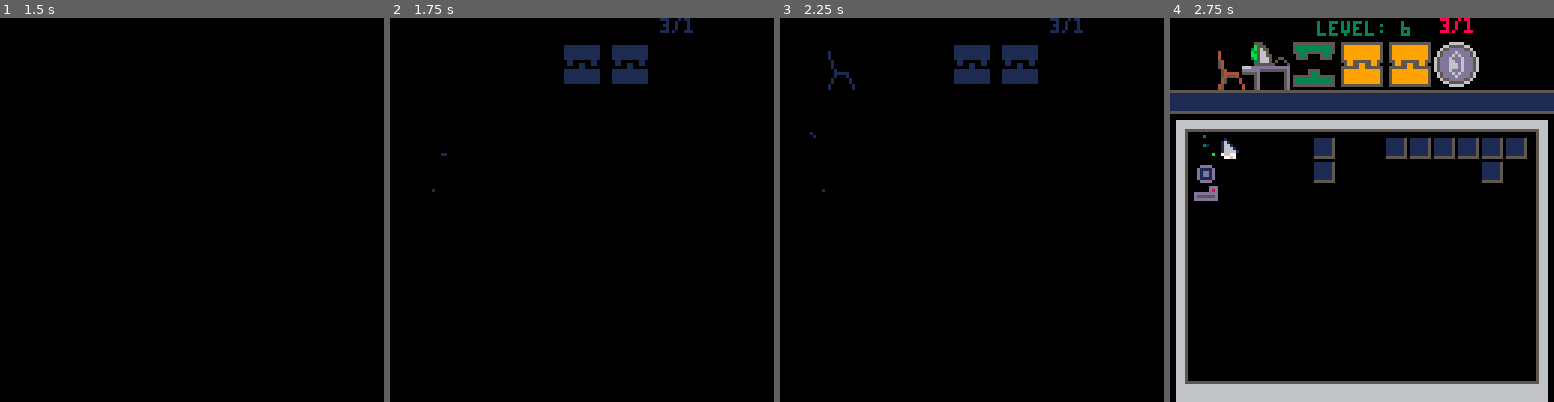
Above: before the commit, frames 1-4 (left to right).
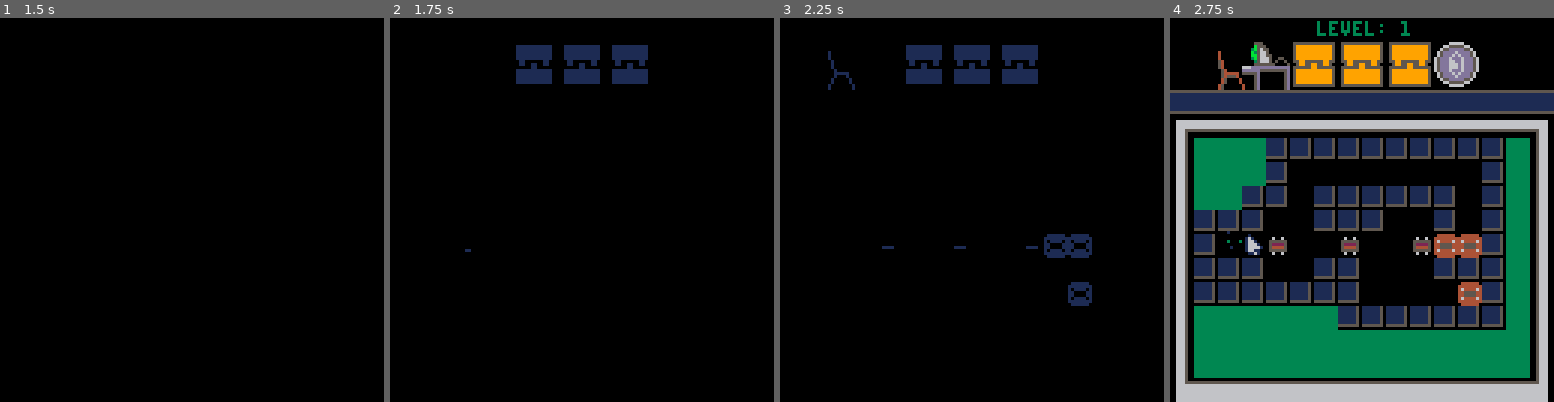
Above: after the commit, the same moments.

Repository: jacobneal65/sokovirus-pico8
Game: PICO-8 cartridge mysoko.p8
The game is run twice, just before and just after one commit, with the same random seed, the same clock (stepped at 60 frames per second) and the same inputs.
Inputs:
- Up to frame 1 (1.5 s): tap X (X key) at 0.33, 1.07 s; tap O (Z key) at 0.7 s
- Up to frame 2 (1.75 s): hold Right from 1.6 s (still down); tap O (Z key) at 1.7 s
- Up to frame 3 (2.25 s): tap X (X key) at 1.85 s; release Right at 2.1 s; tap O (Z key) at 2.1 s; hold Up from 2.15 s (still down)
- Up to frame 4 (2.75 s): release Up at 2.42 s; hold Right from 2.47 s (still down); tap O (Z key) at 2.5 s

Frame 1 is identical in both runs. In frame 2, 1.0% of the frame differs, in the area x 10-79%, y 0-61%; in frame 3, 1.9%; in frame 4, 37%, in the area x 6-94%, y 0-94%.

Commit message:
another particle update

Diff:
--- a/mysoko.p8
+++ b/mysoko.p8
@@ -16,7 +16,7 @@
 	servertext={"server 1","server 2","server 3"}
 	p_ani=112
 	--normal,squish up,squish right
-	p_anims={112,116,120}
+	p_anims={112,117,122}
 	--camera pos per lvl
 	levelx={17,34,51,68,85,102,0,17,34,51,68,85,102}
 	levely={0,0,0,0,0,0,16,16,16,16,16,16,16}
@@ -236,9 +236,9 @@
 end
 
 function drawgamestuff()
-
+	--(sa,ea,delay,spd,x,y,flp)
 	--draw player
-	add_ani(p_ani,p_ani+3,0,6,p_x*8+p_ox,p_y*8+p_oy,p_flp)
+	add_ani(p_ani,p_ani+4,4,4,p_x*8+p_ox,p_y*8+p_oy,p_flp)
 	--monitor
 	add_ani(96,98,0,6,cam_x+3*8,cam_y+1*8,false)
 	--chord
@@ -777,6 +777,10 @@
 	btn_buffer()
 	p_t=min(p_t+.4,1)
 	slbx.mov(p_t)
+	spawntrail(
+	slbx.x*8+slbx.ox+4,
+	slbx.y*8+slbx.oy+4)
+
 	if p_t==1 then
 		_upd=upd_game
 		slbx=nil
@@ -866,8 +870,8 @@
 			sfx(58)
 		else
 			sfx(51)
-			--level=hubsel*4
-			 level=5-- (used for debuging)
+			level=hubsel*4
+			--level=5-- (used for debuging)
 			selworld()
 		end
 	end
@@ -912,43 +916,56 @@
 --particles
 
 -- add a particle
-function addpart(_x,_y,_type,_maxage,_col,_col2,_col3)
+function addpart(_x,_y,_type,_maxage,_col)
 	local _p = {}
 	_p.x=_x
 	_p.y=_y
 	_p.tpe=_type
 	_p.mage=_maxage
 	_p.age=0
-	_p.col=_col
-	_p.col2=_col2
-	_p.col3=_col3
+	_p.col=0
+	_p.c0larr=_col
+
 	add(part,_p)
 end
 
 -- spawn a trail
 function spawntrail(_x,_y)
-	local _ang=rnd()
-	local _ox=sin(_ang)*2*.6
-	local _oy=cos(_ang)*2*.6
-	addpart(_x+_ox,_y+_oy,0,
-	15+rnd(10),11,3,1)
-end
+	if rnd()<0.5 then
+		local _ang=rnd()
+		local _ox=sin(_ang)*2*.6
+		local _oy=cos(_ang)*2*.6
+		addpart(_x+_ox,_y+_oy,0,
+		15+rnd(10),{11,3,1})
+	end
+end
+
+
+--place brick in slot
+function shatterparticle()
+	--21:10 in breakout 38
+end
+
 
 function updateparts()
 	local _p
 	for i=#part,1,-1 do
 		_p=part[i]
 		_p.age+=1
-		debug[1]=_p.col2.."/".._p.col3
 		local agperc=_p.age/_p.mage
 		if _p.age > _p.mage then
 			del(part,part[i])
 		--if the particle is halfage,
 		--change col to old col
-		elseif agperc>0.75 then
-  	_p.col=_p.col3
-		elseif agperc>0.5 then
-  	_p.col=_p.col2
+		else
+			if #_p.c0larr==1 then
+				_p.col = _p.c0larr[1]
+			end
+			--AGPERC 0->1
+			--FLR(PERCENT*#ARRAY)
+			-- = THE INDEX OF THE COLOR
+			local _ci =1+flr(agperc*#_p.c0larr)
+			_p.col = _p.c0larr[_ci]
 		end
 	end
 end
@@ -1021,14 +1038,14 @@
 eee3b566eeeb3566eeebb56665ee55ee65ee55ee65eeccee65ee55ee000000000000000000000000000000000000000000000000000000000000000000000000
 eeee3566eeeeb566eeeeb56665e5ee5e65ecee5e65e5ee5e65e5eece000000000000000000000000000000000000000000000000000000000000000000000000
 eeee5555eeee5555eeee5555555eeee555ceeee5555eeee5555eeeec000000000000000000000000000000000000000000000000000000000000000000000000
-ee1eeeeeee1eeeeeee1eeeeeee7eeeeeeee1eeeeeee1eeeeeee1eeeeeee7eeeeeeeeeeeeeeeeeeeeeeeeeeeeeeeeeeee00000000000000000000000000000000
-e761eeeee161eeeee167eeeee767eeeeee76eeeeee16eeeeee16eeeeee76eeeeeeeeeeeeeeeeeeeeeeeeeeeeeeeeeeee00000000000000000000000000000000
-e7661eeee1661eeee1667eeee7661eeeee76eeeeee16eeeeee16eeeeee76eeeeee1eeeeeee1eeeeeee1eeeeeee7eeeee00000000000000000000000000000000
-e76661eee16661eee16667eee76661eeee761eeeee161eeeee167eeeee761eeee761eeeee161eeeee161eeeee167eeee00000000000000000000000000000000
-e766661ee166661ee166667ee166661eee7661eeee1661eeee1667eeee1661eee766661ee166661ee166667ee166661e00000000000000000000000000000000
-e76611eee76677eee16617eee16611eeee761eeeee767eeeee167eeeee161eeeee1161eeee7761eeee1167eeee1161ee00000000000000000000000000000000
-ee1161eeee7767eeee1167eeee1161eeeee11eeeeee77eeeeee17eeeeee11eeeeeeeeeeeeeeeeeeeeeeeeeeeeeeeeeee00000000000000000000000000000000
-eeeeeeeeeeeeeeeeeeeeeeeeeeeeeeeeeeeeeeeeeeeeeeeeeeeeeeeeeeeeeeeeeeeeeeeeeeeeeeeeeeeeeeeeeeeeeeee00000000000000000000000000000000
+ee1eeeeeee1eeeeeee1eeeeeee1eeeeeee7eeeeeeee1eeeeeee1eeeeeee1eeeeeee1eeeeeee7eeeeeeeeeeeeeeeeeeeeeeeeeeeeeeeeeeeeeeeeeeee00000000
+e161eeeee761eeeee161eeeee167eeeee767eeeeee16eeeeee76eeeeee16eeeeee16eeeeee76eeeeeeeeeeeeeeeeeeeeeeeeeeeeeeeeeeeeeeeeeeee00000000
+e1661eeee7661eeee1661eeee1667eeee7661eeeee16eeeeee76eeeeee16eeeeee16eeeeee76eeeeee1eeeeeee1eeeeeee1eeeeeee1eeeeeee7eeeee00000000
+e16661eee76661eee16661eee16667eee76661eeee161eeeee761eeeee161eeeee167eeeee761eeee161eeeee761eeeee161eeeee161eeeee167eeee00000000
+e166661ee766661ee166661ee166667ee166661eee1661eeee7661eeee1661eeee1667eeee1661eee166661ee766661ee166661ee166667ee166661e00000000
+e16611eee76611eee76677eee16617eee16611eeee161eeeee761eeeee767eeeee167eeeee161eeeee1161eeee1161eeee7761eeee1167eeee1161ee00000000
+ee1161eeee1161eeee7767eeee1167eeee1161eeeee11eeeeee11eeeeee77eeeeee17eeeeee11eeeeeeeeeeeeeeeeeeeeeeeeeeeeeeeeeeeeeeeeeee00000000
+eeeeeeeeeeeeeeeeeeeeeeeeeeeeeeeeeeeeeeeeeeeeeeeeeeeeeeeeeeeeeeeeeeeeeeeeeeeeeeeeeeeeeeeeeeeeeeeeeeeeeeeeeeeeeeeeeeeeeeee00000000
 __gff__
 0000000000000000000000000000000001000101010000000000000000000000000001000100000000000000000000000000010101000000000000000000000000000000000000000000000000000000000000000000000000000000000000000000000000000000000000000000000000000000000000000000000000000000
 0000000000000000000000000000000000000000000000000000000000000000000000000000000000000000000000000000000000000000000000000000000000000000000000000000000000000000000000000000000000000000000000000000000000000000000000000000000000000000000000000000000000000000
